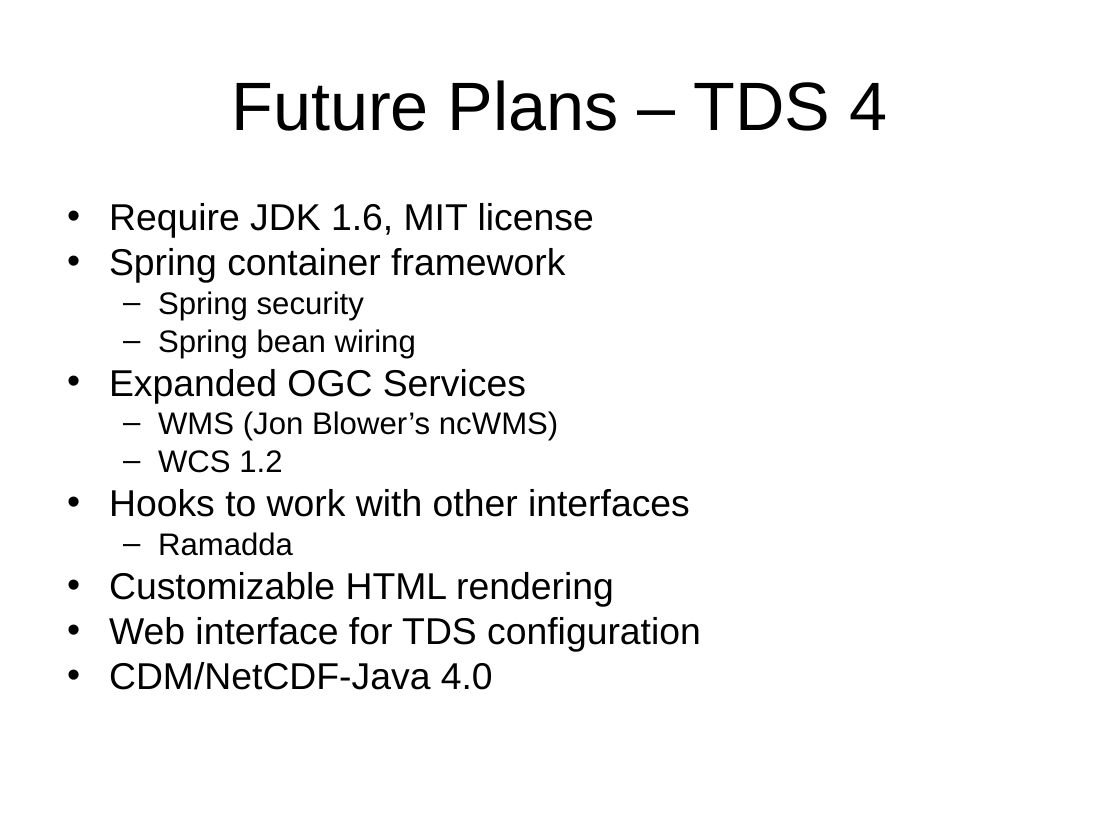
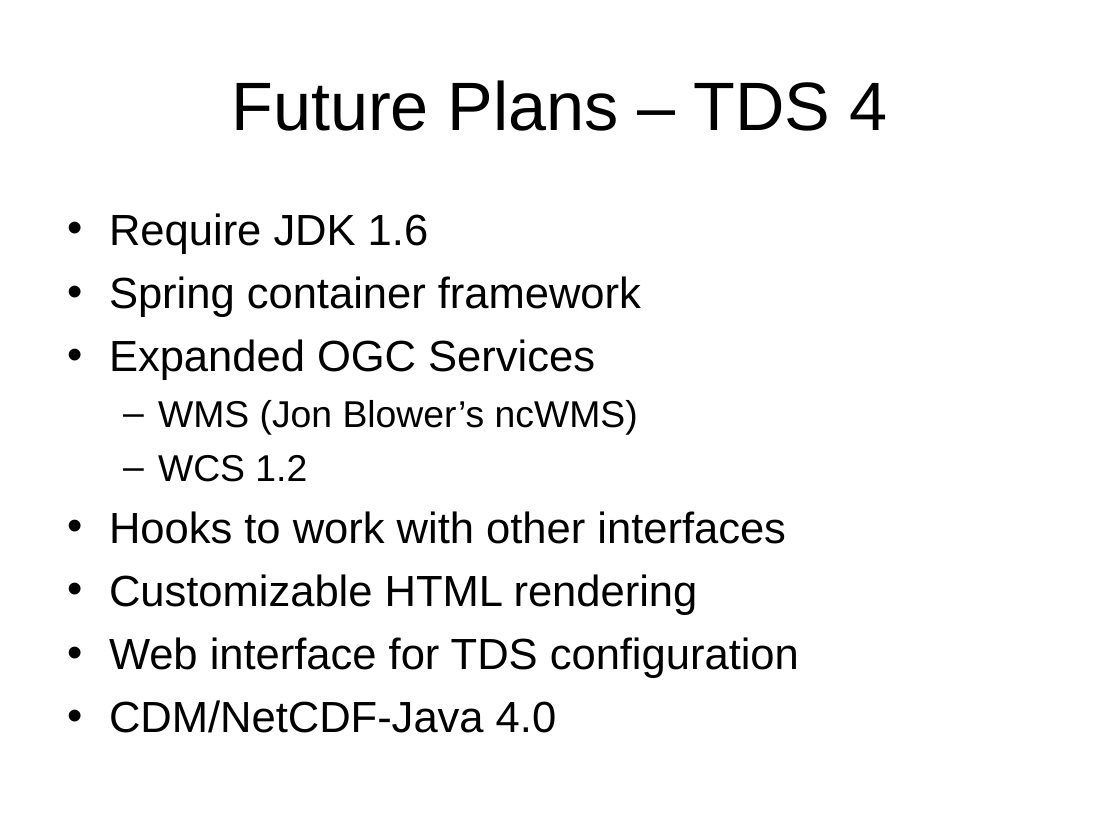
Before and after one commit to ooici-eoi/THREDDS, a slide deck: slide 23 of docs/web/thredds/tech/tutorial/TDSOverview.ppt. Drawn at 1120x840 pixels with LibreOffice and Linux fonts; fonts in the diff are those of the drawing; background and template pictures are left out. Boxes give left, top, right and bottom in pixels: in the first picture for what was removed or moved away, otherwise in the second. Text is boxed around its words. In the diff, an @@ line names an element or a change of style, - is before the commit and + after.

```diff
--- a/docs/web/thredds/tech/tutorial/TDSOverview.ppt
+++ b/docs/web/thredds/tech/tutorial/TDSOverview.ppt
@@ text at (109,213,429,254): text changed; size 24 to 28 pt @@
-• Require JDK 1.6, MIT license
+• Require JDK 1.6
@@ text at (109,276,799,733): size 24 to 28 pt in "Spring container framework", "Expanded OGC Services", "Hooks to work with other interfaces", "Customizable HTML rendering" and 2 more places; size 20 to 24 pt in "WMS (Jon Blower’s ncWMS)", "WCS 1.2"; line spacing 0.8 to 1; more space between paragraphs @@
@@ text at (158,291,416,358): paragraphs removed @@
-  – Spring security
-  – Spring bean wiring
@@ text at (158,532,293,556): paragraph removed @@
-  – Ramadda
```
Also in this commit, not shown: 1 slide added, 1 slide removed, 3 other files.
